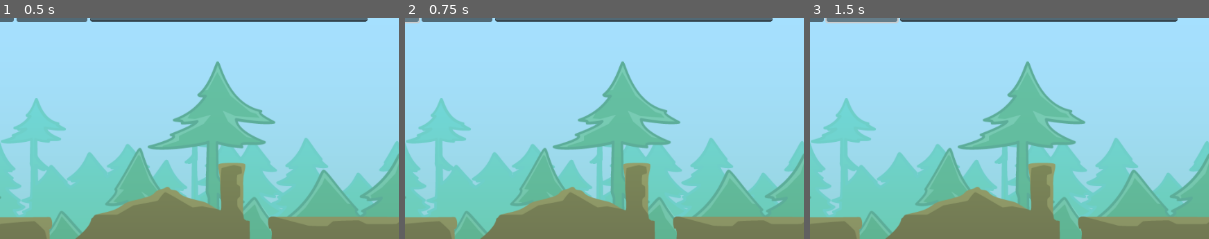
Above: before the commit, frames 1-3 (left to right).
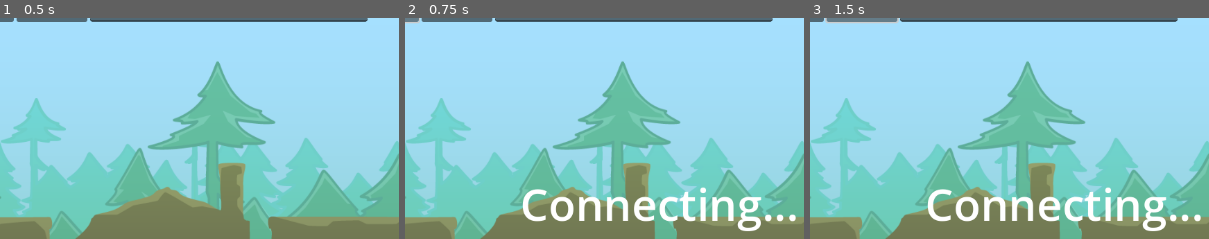
Above: after the commit, the same moments.

Repository: Nhanth123/multiplayer
Game: Godot game, scene res://scenes/menu/menu.tscn
Same seed, same stepped clock (60 frames per second), same inputs: the game is played once before the commit and once after it. This scene is started directly instead of the project's main scene.
Inputs:
- Up to frame 1 (0.5 s): no input
- Up to frame 2 (0.75 s): click "Join" at 0.5 s
- Up to frame 3 (1.5 s): click "Start" at 1.25 s
The pictures show only the part of the screen within x 18-68%, y 7-57%; the shares and areas given below are measured in that part.

Frame 1 is identical in both runs. In frame 2, 3.7% of the frame differs, in the area x 29-98%, y 76-97%; in frame 3, 3.7%.

Commit message:
Feature: joining a host

Diff:
--- a/scenes/menu/menu.tscn
+++ b/scenes/menu/menu.tscn
@@ -7,7 +7,7 @@
 [sub_resource type="LabelSettings" id="LabelSettings_cr233"]
 font_size = 64
 
-[node name="Menu" type="Control"]
+[node name="Menu" type="Control" node_paths=PackedStringArray("ip_line_edit", "status_label")]
 layout_mode = 3
 anchors_preset = 15
 anchor_right = 1.0
@@ -15,6 +15,8 @@
 grow_horizontal = 2
 grow_vertical = 2
 script = ExtResource("1_wa6wr")
+ip_line_edit = NodePath("HBoxContainer/IPLineEdit")
+status_label = NodePath("StatusLabel")
 
 [node name="Background" type="TextureRect" parent="."]
 layout_mode = 1
--- a/scripts/lobby.gd
+++ b/scripts/lobby.gd
@@ -29,17 +29,40 @@
 	players[1] = player_info
 	player_connected.emit(1, player_info)
 
+func join_game(address):
+	var peer = ENetMultiplayerPeer.new()
+	var error = peer.create_client(address, PORT)
+	if error:
+		return error
+
+	multiplayer.multiplayer_peer = peer
+
 func _on_player_connected(id):
-	pass
+	_register_player.rpc_id(id, player_info)
 
-func _on_player_disconnected():
-	pass
+
+@rpc("any_peer", "reliable")
+func _register_player(new_player_info):
+	var new_player_id = multiplayer.get_remote_sender_id()
+	players[new_player_id] = new_player_info
+	player_connected.emit(new_player_id, new_player_info)
+
+
+func _on_player_disconnected(id):
+	players.erase(id)
+	player_disconnected.emit(id)
 
 func _on_connected_to_server():
-	pass
+	var peer_id = multiplayer.get_unique_id()
+	players[peer_id] = player_info
+	player_connected.emit(peer_id, player_info)
+
 
 func _on_connection_failed():
-	pass
+	multiplayer.multiplayer_peer = null
+
 
 func _on_server_disconnected():
-	pass
+	multiplayer.multiplayer_peer = null
+	players.clear()
+	server_disconnected.emit()
--- a/scripts/menu.gd
+++ b/scripts/menu.gd
@@ -1,7 +1,11 @@
 extends Control
 
+@export var ip_line_edit: LineEdit
+@export var status_label: Label
+
+
 func _ready() -> void:
-	pass
+	multiplayer.connection_failed.connect(_on_connection_failed)
 
 func _process(delta: float) -> void:
 	pass
@@ -11,8 +15,11 @@
 
 
 func _on_join_btn_pressed() -> void:
-	pass # Replace with function body.
-
+	Lobby.join_game(ip_line_edit.text)
+	status_label.text = "Connecting..."
 
 func _on_start_btn_pressed() -> void:
 	pass # Replace with function body.
+
+func _on_connection_failed():
+	status_label.text = "Failed to connect"
